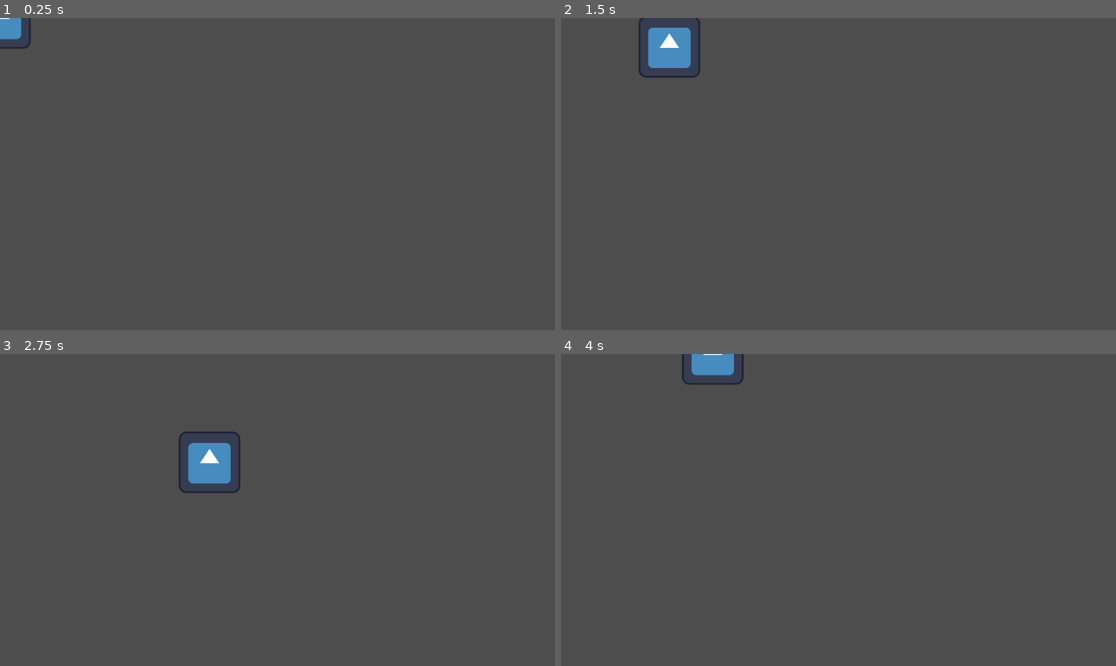
Above: before the commit, frames 1-4 (two rows, left to right).
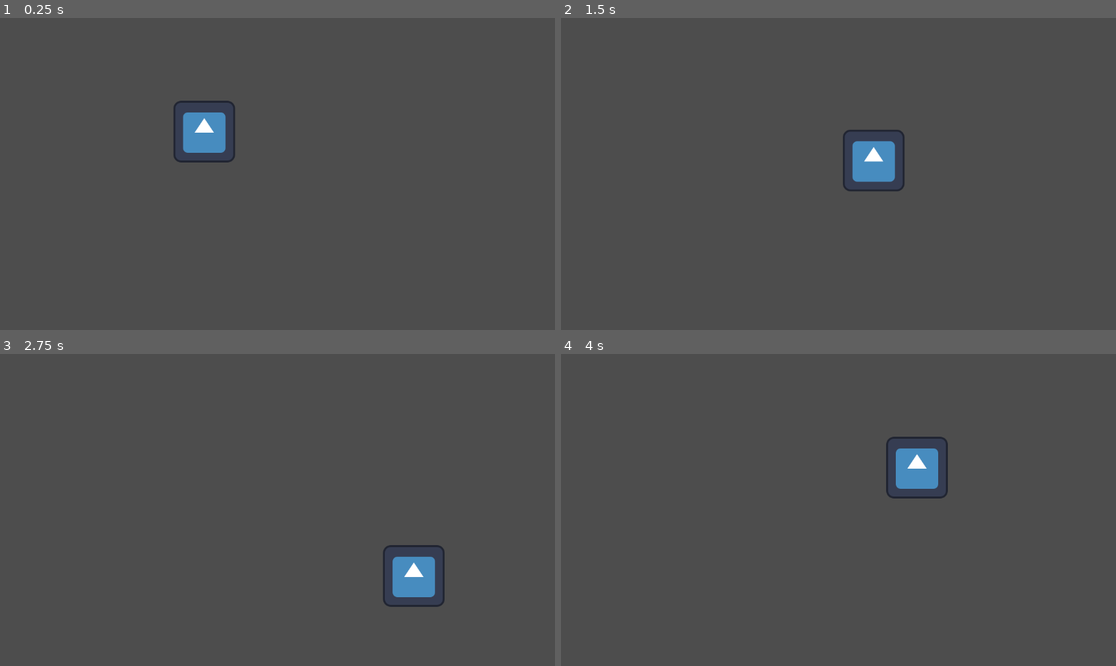
Above: after the commit, the same moments.

Repository: FBFP-Games/Prototype
Game: Godot game, scene res://scenes/test.tscn
Same seed, same stepped clock (60 frames per second), same inputs: the game is played once before the commit and once after it. The engine's default icon, where the game draws it, is replaced by a stand-in: a white triangle on a blue panel in a dark square.
Inputs:
- Up to frame 1 (0.25 s): no input
- Up to frame 2 (1.5 s): tap Enter at 0.5 s; hold Right (ui_right) 0.53-1.28 s; hold Down (ui_down) from 1.28 s (still down)
- Up to frame 3 (2.75 s): release Down (ui_down) at 2.03 s; hold Right (ui_right) from 2.03 s (still down)
- Up to frame 4 (4 s): release Right (ui_right) at 2.78 s; hold Up (ui_up) 2.78-3.53 s; hold Left (ui_left) from 3.53 s (still down)

The runs differ from the first frame. In frame 1, 1.6% of the frame differs, in the area x 0-43%, y 0-47%; in frame 2, 2.5%; in frame 3, 2.5%, in the area x 32-81%, y 24-82%; in frame 4, 1.9%.

Commit message:
Update test.tscn
Can I push to main?

Diff:
--- a/scenes/test.tscn
+++ b/scenes/test.tscn
@@ -9,6 +9,7 @@
 [node name="Node2D" type="Node2D"]
 
 [node name="player" type="CharacterBody2D" parent="."]
+position = Vector2(424, 236)
 script = ExtResource("1_a5er5")
 
 [node name="Sprite2D" type="Sprite2D" parent="player"]
